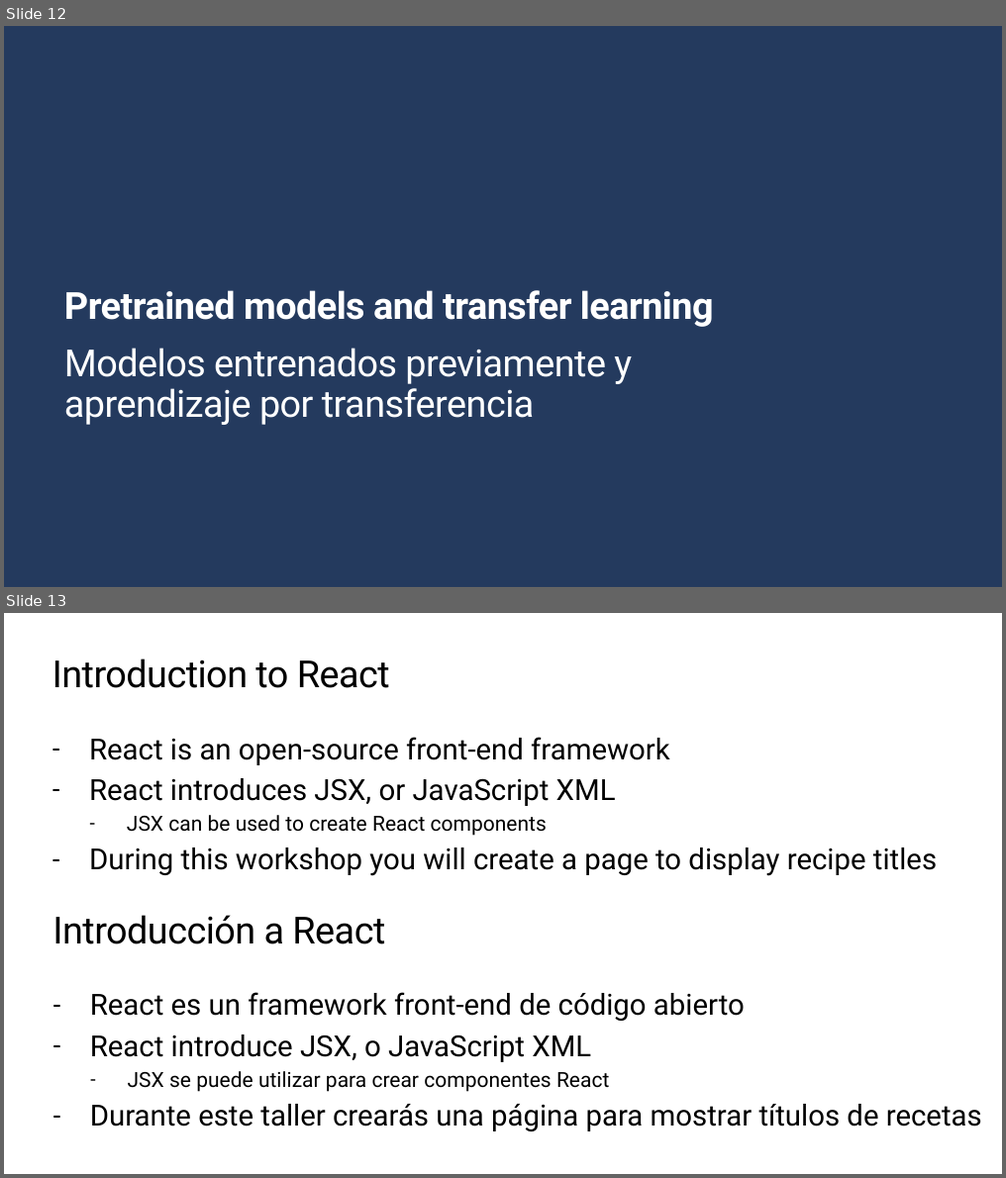
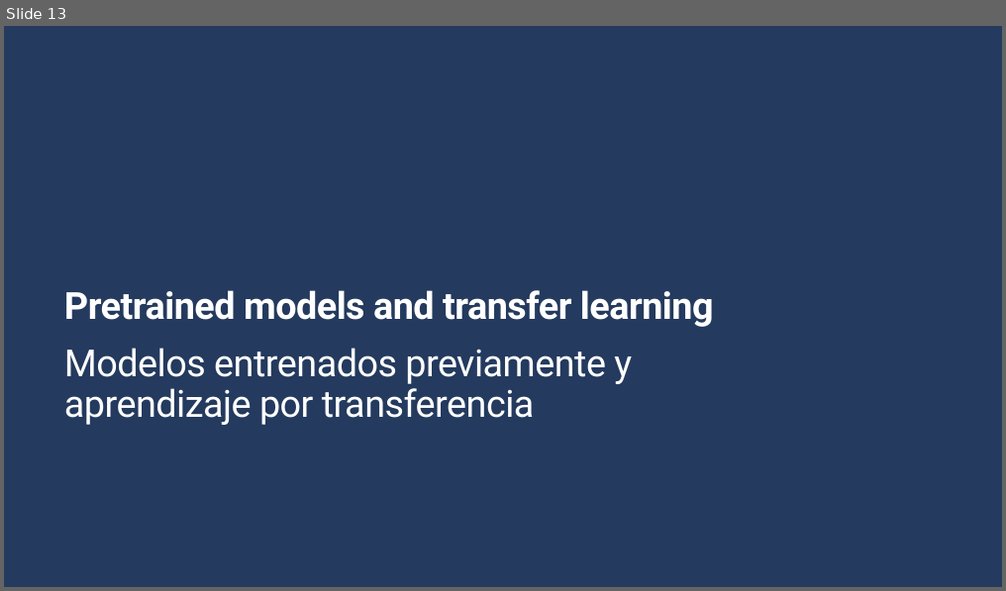
Before and after one commit to Gilberto-Guzman-Student-Ambassadors/Introduction_to_Computer_Vision_with_TensorFlow, a slide deck: presentation/slides.pptx. Shown one above the other, each under a label of ours: slides 12 and 13 before the commit, slide 13 after it. The pictures are 1006x1178 and 1006x591 pixels, drawn with LibreOffice and Linux fonts; fonts in the diff are those of the drawing; background and template pictures are left out. Boxes give left, top, right and bottom in pixels: in the first picture for what was removed or moved away, otherwise in the second. Text is boxed around its words. In the diff, an @@ line names an element or a change of style, - is before the commit and + after.

```diff
--- a/presentation/slides.pptx
+++ b/presentation/slides.pptx
@@ slide 13 removed at (x1=4, y1=613, x2=1002, y2=1174), background #FFFFFF @@
@@ title removed at (x1=53, y1=659, x2=390, y2=688) @@
-Introduction to React
@@ text removed at (x1=89, y1=737, x2=937, y2=876) @@
-– React is an open-source front-end framework
-– React introduces JSX, or JavaScript XML
-  – JSX can be used to create React components
-– During this workshop you will create a page to display recipe titles
@@ text removed at (x1=53, y1=915, x2=385, y2=945) @@
-Introducción a React
@@ text removed at (x1=90, y1=992, x2=982, y2=1132) @@
-– React es un framework front-end de código abierto
-– React introduce JSX, o JavaScript XML
-  – JSX se puede utilizar para crear componentes React
-– Durante este taller crearás una página para mostrar títulos de recetas
@@ what was slide 12 is now slide 13 @@
```
Also in this commit, not shown: 1 slide changed, 2 slides added, 17 other slides removed.
